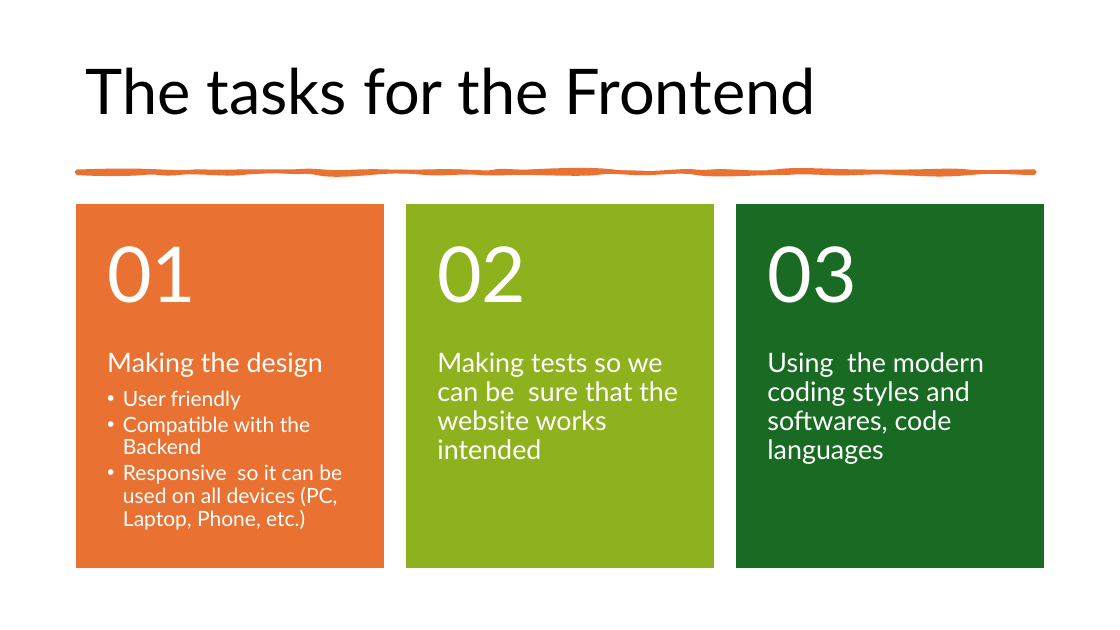
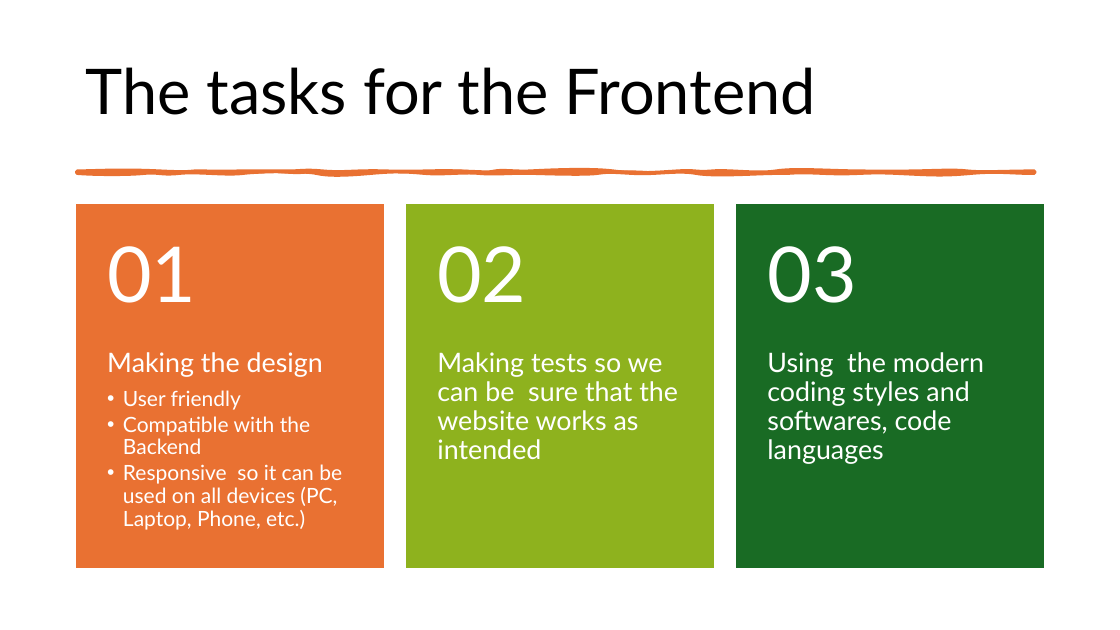
Before and after one commit to TudosLevente/ProjectWork, a slide deck: slide 5 of Docx/Projekt dokumentációk/Végleges dokumentáció/FoodHub.pptx (slide 4 before the commit). Drawn at 1120x630 pixels with LibreOffice and Linux fonts; fonts in the diff are those of the drawing. Boxes give left, top, right and bottom in pixels: in the first picture for what was removed or moved away, otherwise in the second. Text is boxed around its words. In the diff, an @@ line names an element or a change of style, - is before the commit and + after.

```diff
--- a/Docx/Projekt dokumentációk/Végleges dokumentáció/FoodHub.pptx
+++ b/Docx/Projekt dokumentációk/Végleges dokumentáció/FoodHub.pptx
@@ text at <box>437,352,678,460</box>: text changed @@
-Making tests so we can be sure that the website works intended
+Making tests so we can be sure that the website works as intended
```
Also in this commit, not shown: 5 other slides changed, 1 slide added.
